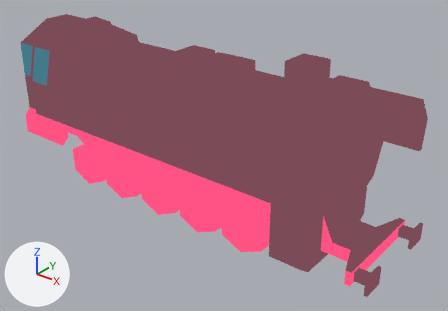
The Blender file art/loco_steam.blend: old version first, new version second.
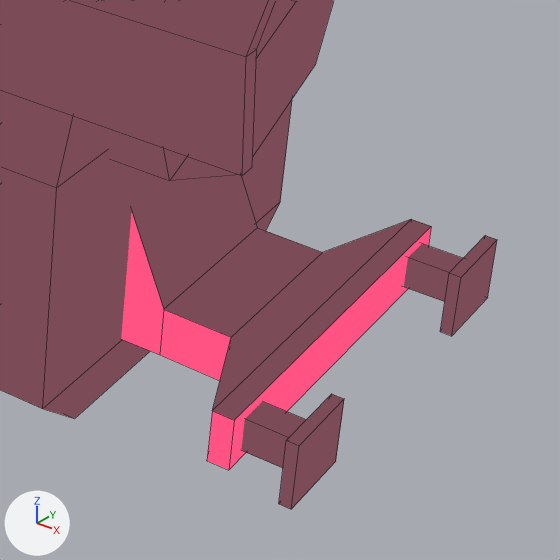
There are two pictures of each version: one whole from a camera (50 mm lens) standing at (0.914, -1.036, 0.801) and looking at (0.079, 0.008, 0.153), one close up on the part from 64% to 98% of the width and 51% to 100% of the height. The lights are fixed; the arrows at lower left show +X, +Y and +Z. The close-ups show mesh edges as thin lines.

Objects in the first close-up: 'loco_steam'.
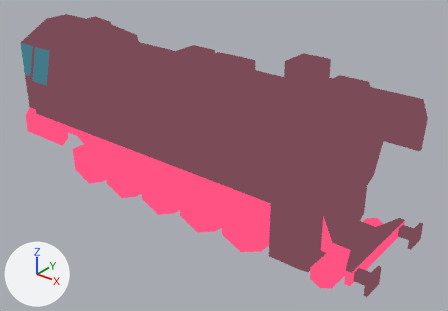
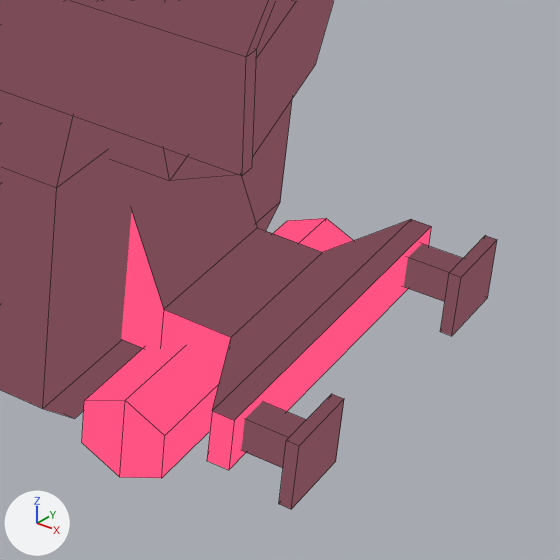
The newer file is also turned or shifted as a whole; pictures and numbers use the older file's frame.

What differs and where, as boxes (x1, y1, x2, y2) in the close-ups (560 x 560 px):
part 1 of me_cube_001, added (pink)
    after: (82, 218, 353, 478)

Diff of the bpy script that builds the scene:
```diff
--- a/art/loco_steam.blend.py
+++ b/art/loco_steam.blend.py
@@ me_cube_001 @@
 me_cube_001.from_pydata(...)  # 300 vertices, 221 faces; spans x -1.0..1.07, y -0.32..0.32, z 0.02..0.87
 # used by ob_loco_steam; location = (0.0, 0.0, 0.0); scale = (0.5, 0.5, 0.5)
+# me_cube_001 part 1: the loose piece of 12 vertices spanning x 0.35..0.57, y -0.24..0.24, z 0.02..0.24 is copied, and the copy is scaled about its middle by (0.464, 1, 0.464), then moved by (0.4, 0.0, -0.06); it spans x 0.81..0.91, y -0.24..0.24, z 0.02..0.12
 me_cube_001.materials.append(mat_loco_steam)
```
